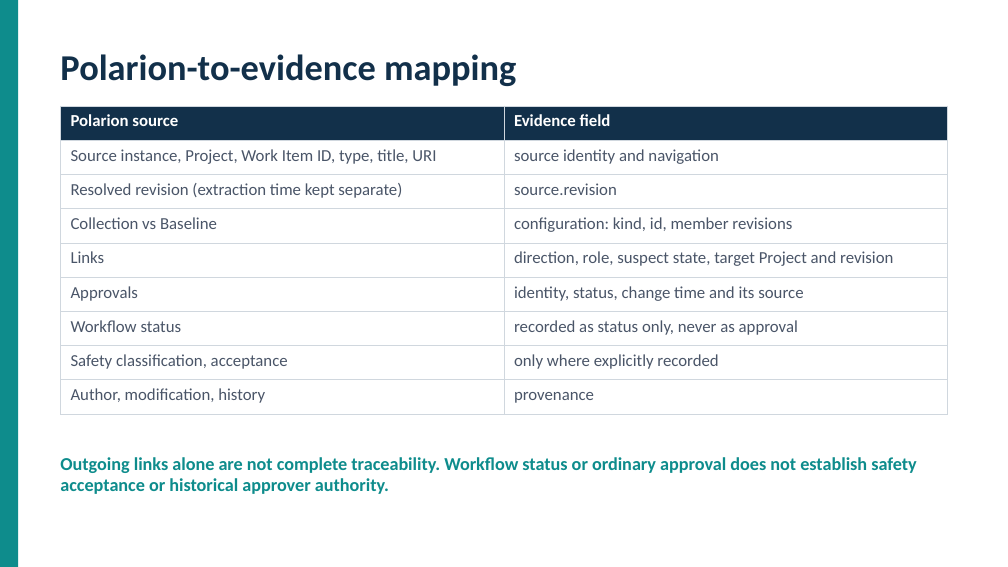
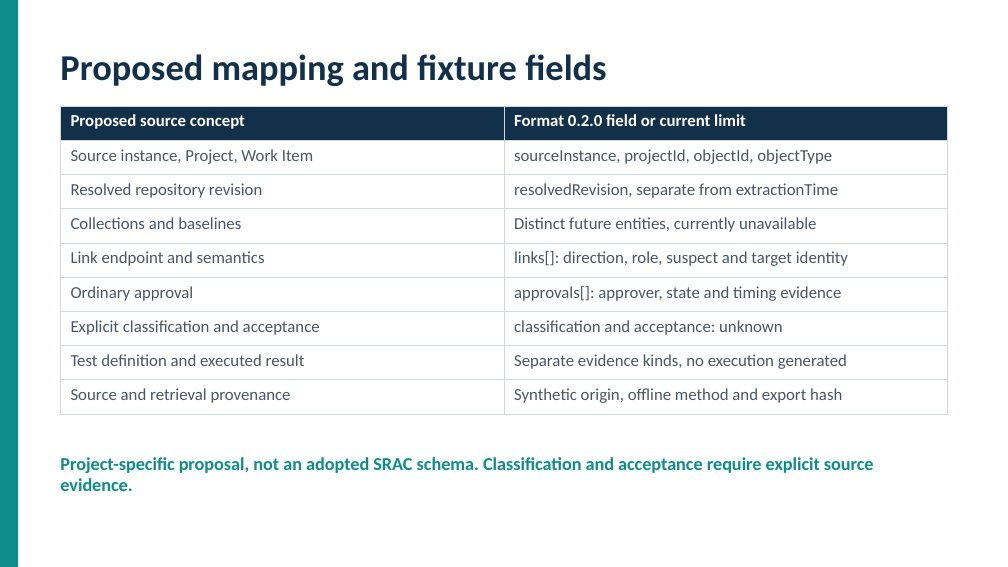
Before and after one commit to SRAC-Project/srac-polarion, a slide deck: slide 4 of presentations/SRAC_Polarion_Integration v3.pptx. Drawn at 1008x567 pixels with LibreOffice and Linux fonts; fonts in the diff are those of the drawing. Boxes give left, top, right and bottom in pixels: in the first picture for what was removed or moved away, otherwise in the second. Text is boxed around its words. In the diff, an @@ line names an element or a change of style, - is before the commit and + after.

Commit message:
Address evidence review with versioned contracts and coherent bundles

```diff
--- a/presentations/SRAC_Polarion_Integration v3.pptx
+++ b/presentations/SRAC_Polarion_Integration v3.pptx
@@ text at (60, 54, 606, 86): text changed @@
-Polarion-to-evidence mapping
+Proposed mapping and fixture fields
@@ table at (60, 106, 948, 407) @@
-row 1, column 1: Polarion source
+row 1, column 1: Proposed source concept
-row 1, column 2: Evidence field
+row 1, column 2: Format 0.2.0 field or current limit
-row 2, column 1: Source instance, Project, Work Item ID, type, title, URI
+row 2, column 1: Source instance, Project, Work Item
-row 2, column 2: source identity and navigation
+row 2, column 2: sourceInstance, projectId, objectId, objectType
-row 3, column 1: Resolved revision (extraction time kept separate)
+row 3, column 1: Resolved repository revision
-row 3, column 2: source.revision
+row 3, column 2: resolvedRevision, separate from extractionTime
-row 4, column 1: Collection vs Baseline
+row 4, column 1: Collections and baselines
-row 4, column 2: configuration: kind, id, member revisions
+row 4, column 2: Distinct future entities, currently unavailable
-row 5, column 1: Links
+row 5, column 1: Link endpoint and semantics
-row 5, column 2: direction, role, suspect state, target Project and revision
+row 5, column 2: links[]: direction, role, suspect and target identity
-row 6, column 1: Approvals
+row 6, column 1: Ordinary approval
-row 6, column 2: identity, status, change time and its source
+row 6, column 2: approvals[]: approver, state and timing evidence
-row 7, column 1: Workflow status
+row 7, column 1: Explicit classification and acceptance
-row 7, column 2: recorded as status only, never as approval
+row 7, column 2: classification and acceptance: unknown
-row 8, column 1: Safety classification, acceptance
+row 8, column 1: Test definition and executed result
-row 8, column 2: only where explicitly recorded
+row 8, column 2: Separate evidence kinds, no execution generated
-row 9, column 1: Author, modification, history
+row 9, column 1: Source and retrieval provenance
-row 9, column 2: provenance
+row 9, column 2: Synthetic origin, offline method and export hash
@@ text at (60, 457, 874, 491): text changed @@
-Outgoing links alone are not complete traceability. Workflow status or ordinary approval does not establish safety acceptance or historical approver authority.
+Project-specific proposal, not an adopted SRAC schema. Classification and acceptance require explicit source evidence.
```
Also in this commit, not shown: 6 other slides changed, 5 slides added, 5 slides removed, 31 other files.
